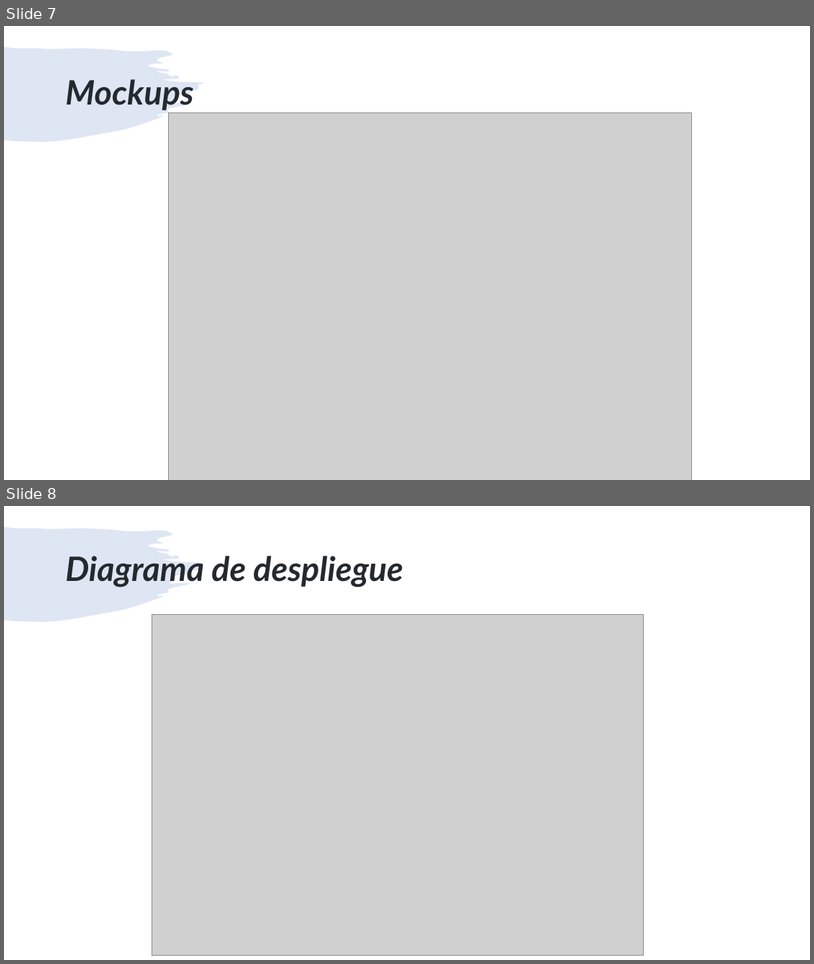
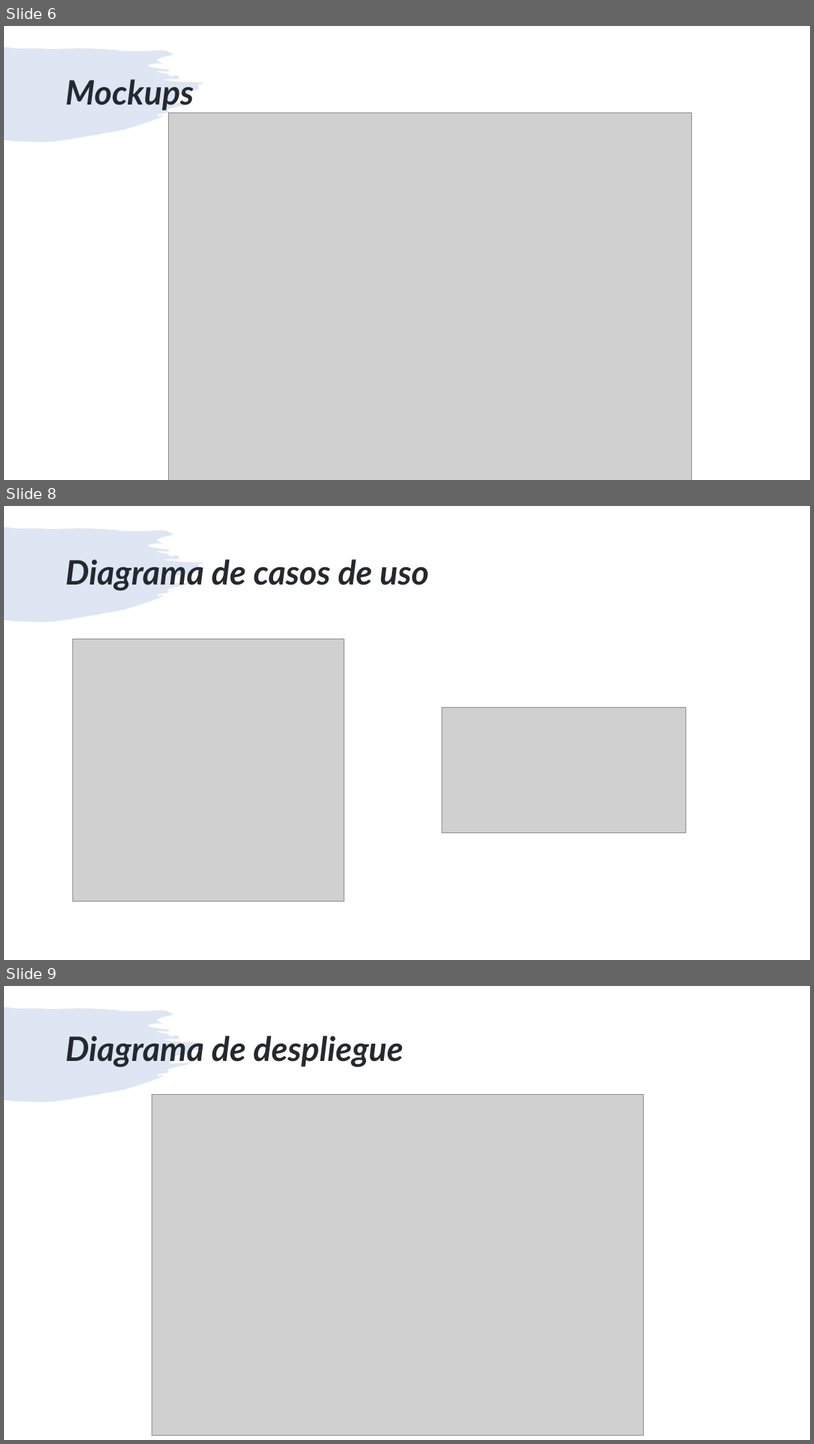
Before and after one commit to ARSW-Team-2020-2/EciGym, a slide deck: SaleIt-Presentacion.pptx. Shown one above the other, each under a label of ours: slides 7 and 8 before the commit, slides 6, 8 and 9 after it; the slides between them are not shown. The pictures are 814x964 and 814x1444 pixels, drawn with LibreOffice and Linux fonts; fonts in the diff are those of the drawing; grey boxes stand for pictures. Boxes give left, top, right and bottom in pixels: in the first picture for what was removed or moved away, otherwise in the second. Text is boxed around its words. In the diff, an @@ line names an element or a change of style, - is before the commit and + after.

```diff
--- a/SaleIt-Presentacion.pptx
+++ b/SaleIt-Presentacion.pptx
@@ slide 8 added at (x1=4, y1=506, x2=810, y2=960), background #FFFFFF; not listed: 1 template element that a slide beside it also shows @@
@@ title added at (x1=65, y1=559, x2=430, y2=591), 40 pt, text #24292E, bold, italic @@
+Diagrama de casos de uso
@@ picture added at (x1=72, y1=638, x2=344, y2=901) @@
@@ picture added at (x1=442, y1=707, x2=687, y2=832) @@
@@ what was slide 7 is now slide 6 @@
@@ what was slide 8 is now slide 9 @@
```
Also in this commit, not shown: 2 slides changed, 10 other files.
